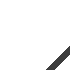
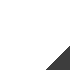
The second 70×70 image is a revision of the first. Changes to its layers:
painted on "4" over (55, 55, 70, 70)
